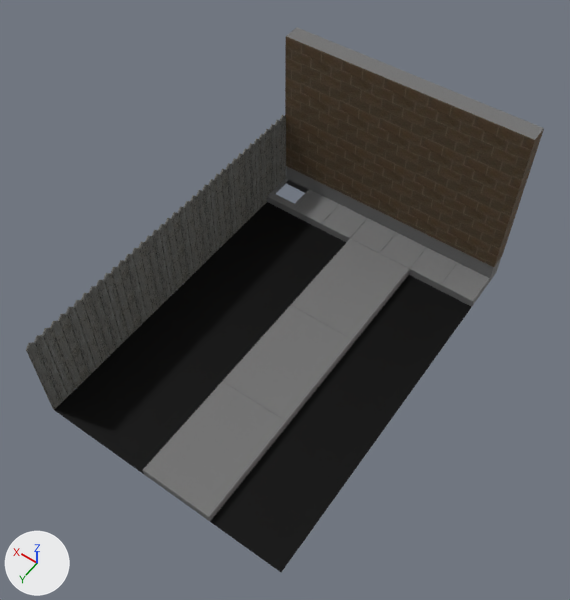
The Blender file Assets/World/Level3/Raw/Level3.blend: old version first, new version second.
The view is the same before and after, from a 50 mm lens placed at (-161.0, 229.0, 273.0), pointed at (-50.0, 74.0, 29.0). Arrows for +X, +Y and +Z are at lower left; the lights stay in place.

In view in the first picture: 'Cube', 'Fence', 'Fence.001', 'Fence.002', 'Fence.003', 'Fence.004', 'Level3_ConcreteBlock.004', 'Level3_ConcreteBlock.005', 'Level3_ConcreteBlock_Large', 'Level3_ConcreteBlock_Large.001', 'Level3_ConcreteBlock_Large.002', 'Plane'.
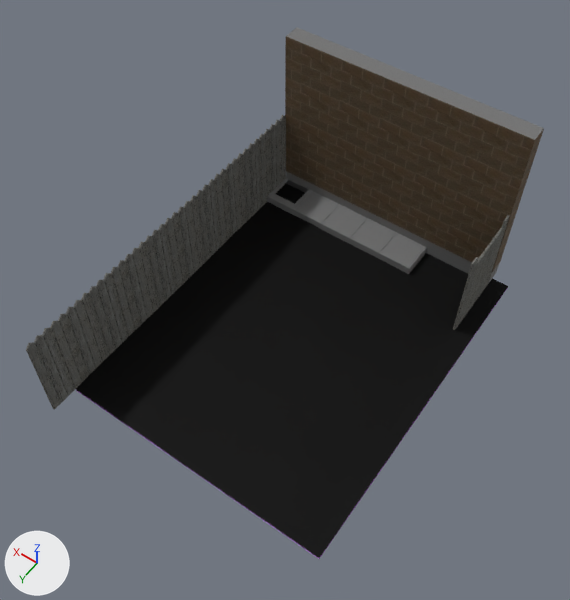
Changed parts and their boxes [x1, y1, x2, y2] in the pictures (570 x 600 px):
'Plane', reshaped, moved
    before: [55, 202, 471, 572]
    after: [76, 184, 508, 558]
'Level3_ConcreteBlock_Large.002', deleted
    before: [143, 382, 287, 521]
'Level3_ConcreteBlock_Large.001', deleted
    before: [222, 305, 353, 427]
'Level3_ConcreteBlock_Large', deleted
    before: [291, 239, 410, 345]
'Fence.005', added
    after: [453, 215, 510, 330]
'Level3_ConcreteBlock.005', deleted
    before: [440, 263, 490, 307]
'Level3_ConcreteBlock.004', deleted
    before: [409, 248, 458, 290]
'Water', added
    after: [76, 316, 488, 559]
'Water2', added
    after: [488, 289, 507, 316]
part 1 of me_plane, built on
    before: [55, 221, 471, 572]
    after: [76, 184, 508, 558]

Diff of the bpy script that builds the scene:
```diff
--- a/Assets/World/Level3/Raw/Level3.blend.py
+++ b/Assets/World/Level3/Raw/Level3.blend.py
@@ mat_water @@
+mat_water = bpy.data.materials.new('Water')
+# nodes: BsdfPrincipled, CombineXYZ, NewGeometry, ObjectInfo, OutputMaterial, RGB, TexNoise, Value, VectorMath
+# colours: purple #d78bff
@@ me_plane @@
 # used by ob_plane; location = (0.0, 0.0, -4.0)
-me_plane.from_pydata(...)  # 4 vertices, 1 face; spans x -104.0..8.0, y 8.0..152.1, z 0.0
+me_plane.from_pydata(...)  # 340 vertices, 304 faces; spans x -112.0..16.0, y 0.0..152.1, z 0.0..1.3
+# me_plane part 1: 2 vertices removed from x -104.0..8.0, y 8.0..152.1, z 0.0; 338 vertices added at x -112.0..16.0, y 0.0..152.1, z 0.0..1.3
+# me_plane part 2: the surface is now shaded smooth
 me_plane.materials.append(mat_grass)
@@ me_plane_010 @@
+me_plane_010.from_pydata([(-112.0, 0.0, 0.0), (-112.0, 19.8, 0.0), (-8.0, 0.0, 0.0), (-8.0, 19.8, 0.0)], [], [(0, 2, 3, 1)])
+me_plane_010.materials.append(mat_water)
@@ me_plane_009 @@
+me_plane_009.from_pydata([(8.0, 152.1, 0.0), (-112.0, 152.1, 0.0), (12.0, 19.8, 0.0), (-112.0, 19.8, 0.0), (-10.0, 152.1, 0.0), (-8.0, 19.8, 0.0)], [], [(5, 2, 0, 4), (3, 5, 4, 1)])
+me_plane_009.materials.append(mat_water)
@@ me_plane_006 @@
+me_plane_006.from_pydata(...)  # 124 vertices, 86 faces; spans x 0.0..2.5, y 0.0..32.0, z 0.0..44.0
+me_plane_006.materials.append(mat_wood)
@@ ob_level3_concreteblock_large @@
-ob_level3_concreteblock_large = bpy.data.objects.new('Level3_ConcreteBlock_Large', me_plane_004)
-ob_level3_concreteblock_large.location = (-48.0, 16.0, 0.0)
@@ ob_level3_concreteblock_004 @@
-ob_level3_concreteblock_004 = bpy.data.objects.new('Level3_ConcreteBlock.004', me_plane_003)
-ob_level3_concreteblock_004.location = (-80.0, 0.0, 0.0)
-ob_level3_concreteblock_004.rotation_euler = (0.0, 0.0, 4.712)  # degrees (0, 0, 270)
@@ ob_level3_concreteblock_005 @@
-ob_level3_concreteblock_005 = bpy.data.objects.new('Level3_ConcreteBlock.005', me_plane_003)
-ob_level3_concreteblock_005.location = (-96.0, 0.0, 0.0)
-ob_level3_concreteblock_005.rotation_euler = (0.0, 0.0, 1.571)  # degrees (0, 0, 90)
@@ ob_level3_concreteblock_large_001 @@
-ob_level3_concreteblock_large_001 = bpy.data.objects.new('Level3_ConcreteBlock_Large.001', me_plane_004)
-ob_level3_concreteblock_large_001.location = (-48.0, 64.0, 0.0)
@@ ob_level3_concreteblock_large_002 @@
-ob_level3_concreteblock_large_002 = bpy.data.objects.new('Level3_ConcreteBlock_Large.002', me_plane_004)
-ob_level3_concreteblock_large_002.location = (-48.0, 112.0, 0.0)
@@ ob_plane @@
 ob_plane = bpy.data.objects.new('Plane', me_plane)
-ob_plane.location = (0.0, 0.0, -4.0)
+ob_plane.location = (0.0, -12.0, -4.0)
@@ ob_water2 @@
+ob_water2 = bpy.data.objects.new('Water2', me_plane_010)
+ob_water2.location = (0.0, -12.0, -5.0)
@@ ob_water @@
+ob_water = bpy.data.objects.new('Water', me_plane_009)
+ob_water.location = (0.0, -12.0, -5.0)
@@ ob_fence_005 @@
+ob_fence_005 = bpy.data.objects.new('Fence.005', me_plane_006)
+ob_fence_005.location = (-104.0, -8.0, -4.0)
```
